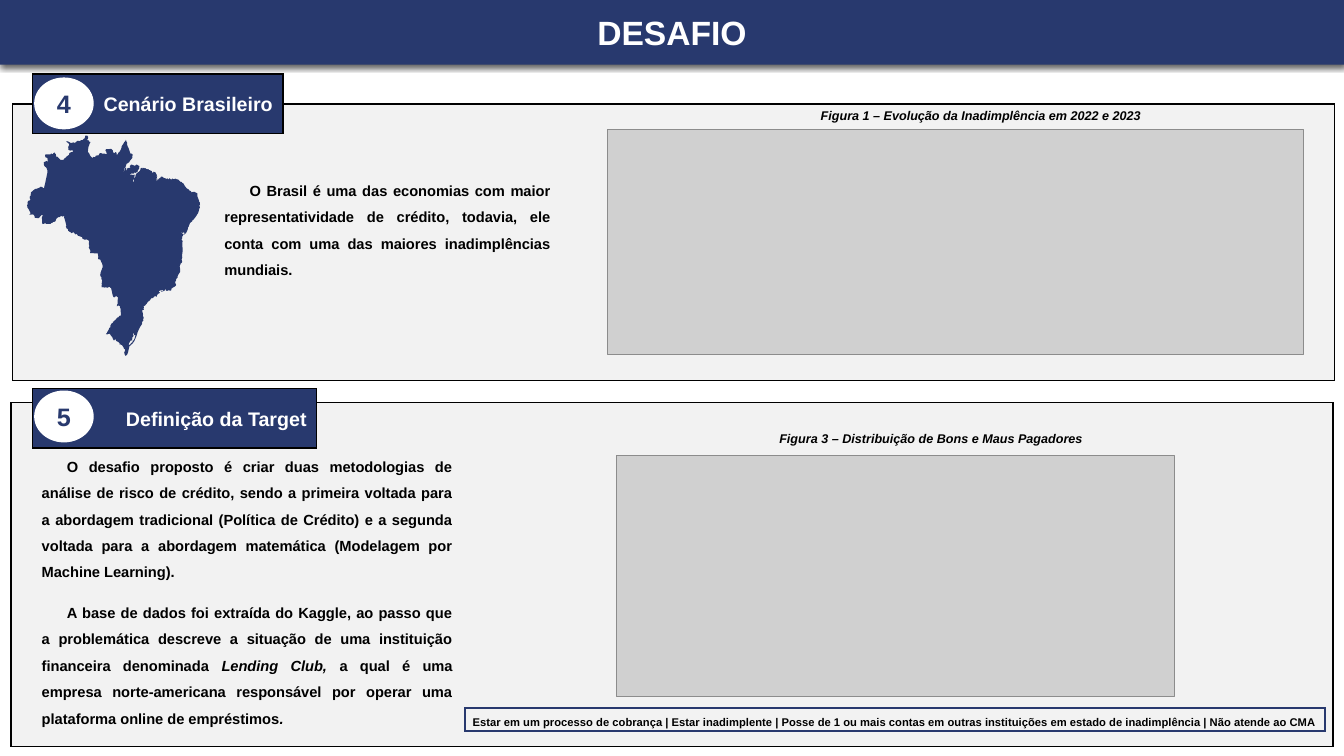
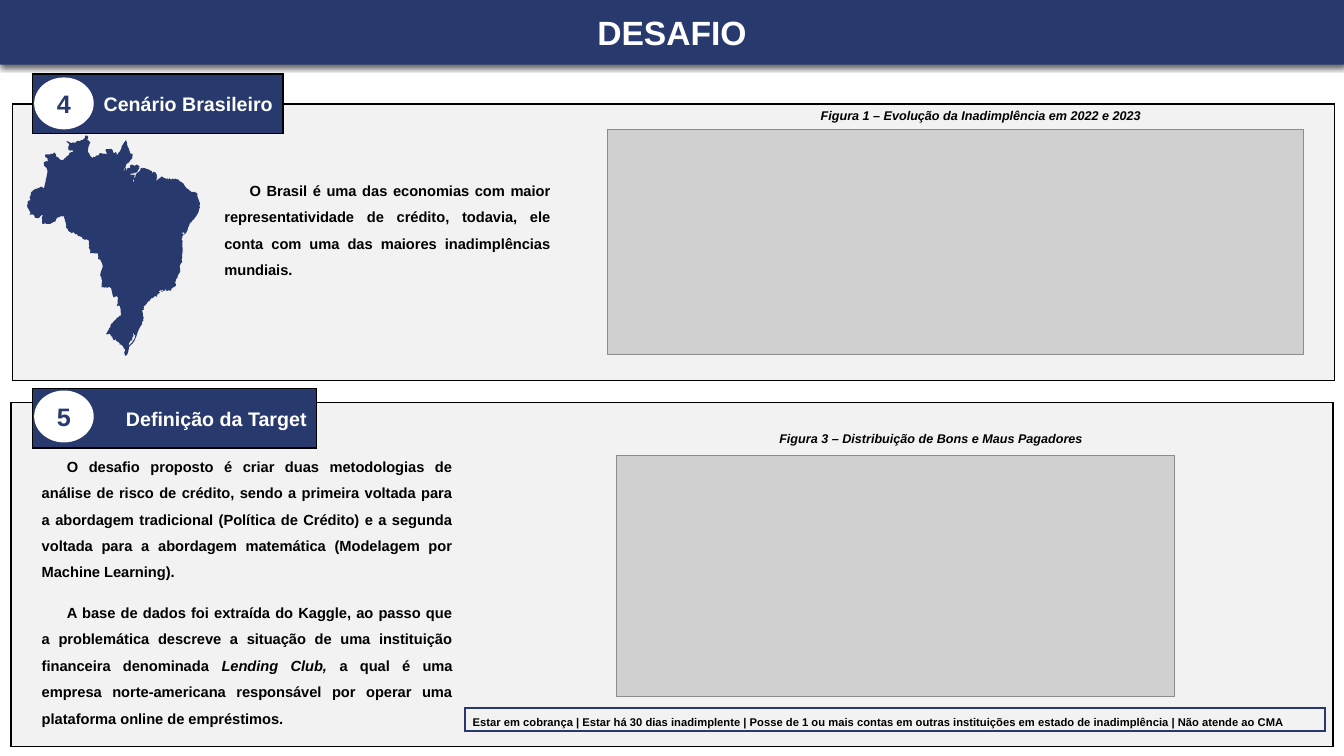
Before and after one commit to leonardovargas10/Modelo_Risco_de_Credito, a slide deck: slide 3 of documents/Apresentação - Leonardo_Aderaldo_Vargas[1].pptx. Drawn at 1344x756 pixels with LibreOffice and Linux fonts; fonts in the diff are those of the drawing; grey boxes stand for pictures. Boxes give left, top, right and bottom in pixels: in the first picture for what was removed or moved away, otherwise in the second. Text is boxed around its words. In the diff, an @@ line names an element or a change of style, - is before the commit and + after.

```diff
--- a/documents/Apresentação - Leonardo_Aderaldo_Vargas[1].pptx
+++ b/documents/Apresentação - Leonardo_Aderaldo_Vargas[1].pptx
@@ text at (x1=473, y1=718, x2=1284, y2=729): text changed @@
-Estar em um processo de cobrança | Estar inadimplente | Posse de 1 ou mais contas em outras instituições em estado de inadimplência | Não atende ao CMA
+Estar em cobrança | Estar há 30 dias inadimplente | Posse de 1 ou mais contas em outras instituições em estado de inadimplência | Não atende ao CMA
```
Also in this commit, not shown: 4 other slides changed, 1 slide added, 4 other files.
